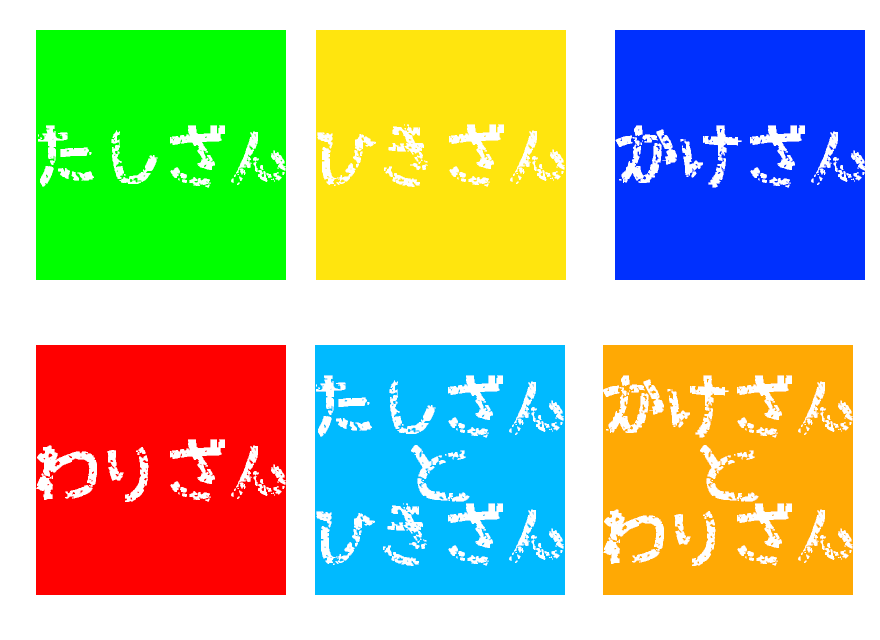
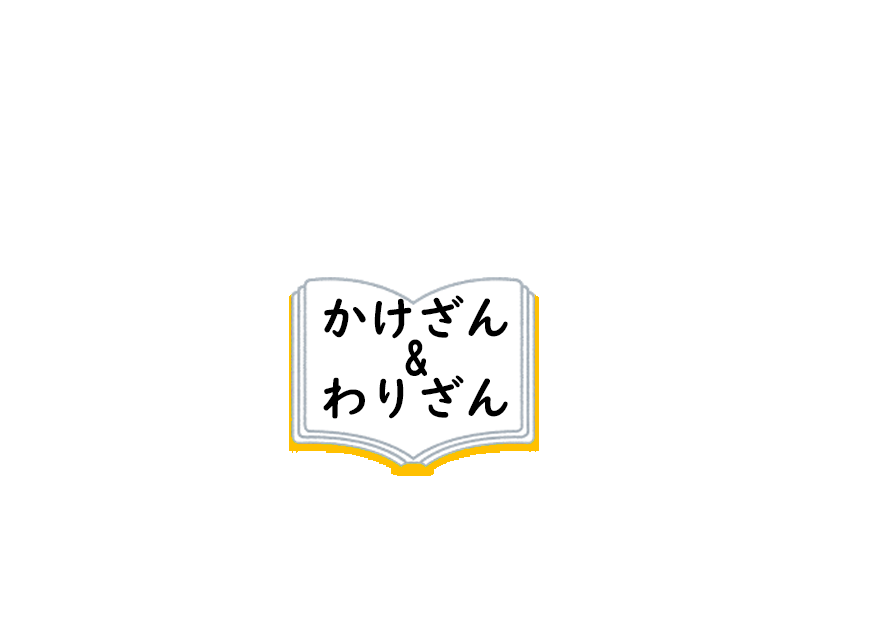
Revision of a layered w=880, h=640 image; what changed, layer by layer:
added group "掛け算と割り算" with 2 layers above "足し算と引き算" over [289, 277, 539, 476]
added layer "かけざん & わりざん" in group "掛け算と割り算" over [323, 295, 508, 419]
added layer "本" (1st of 6, in "掛け算と割り算") in group "掛け算と割り算" over [289, 277, 539, 476]
hid group "グループ 6" (2 layers) over [603, 345, 853, 595]
hid group "グループ 5" (2 layers) over [315, 345, 565, 595]
hid group "グループ 4" (2 layers) over [36, 345, 286, 595]
hid group "グループ 3" (2 layers) over [615, 30, 865, 280]
hid group "グループ 2" (2 layers) over [316, 30, 566, 280]
hid group "グループ 1" (2 layers) over [36, 30, 286, 280]
